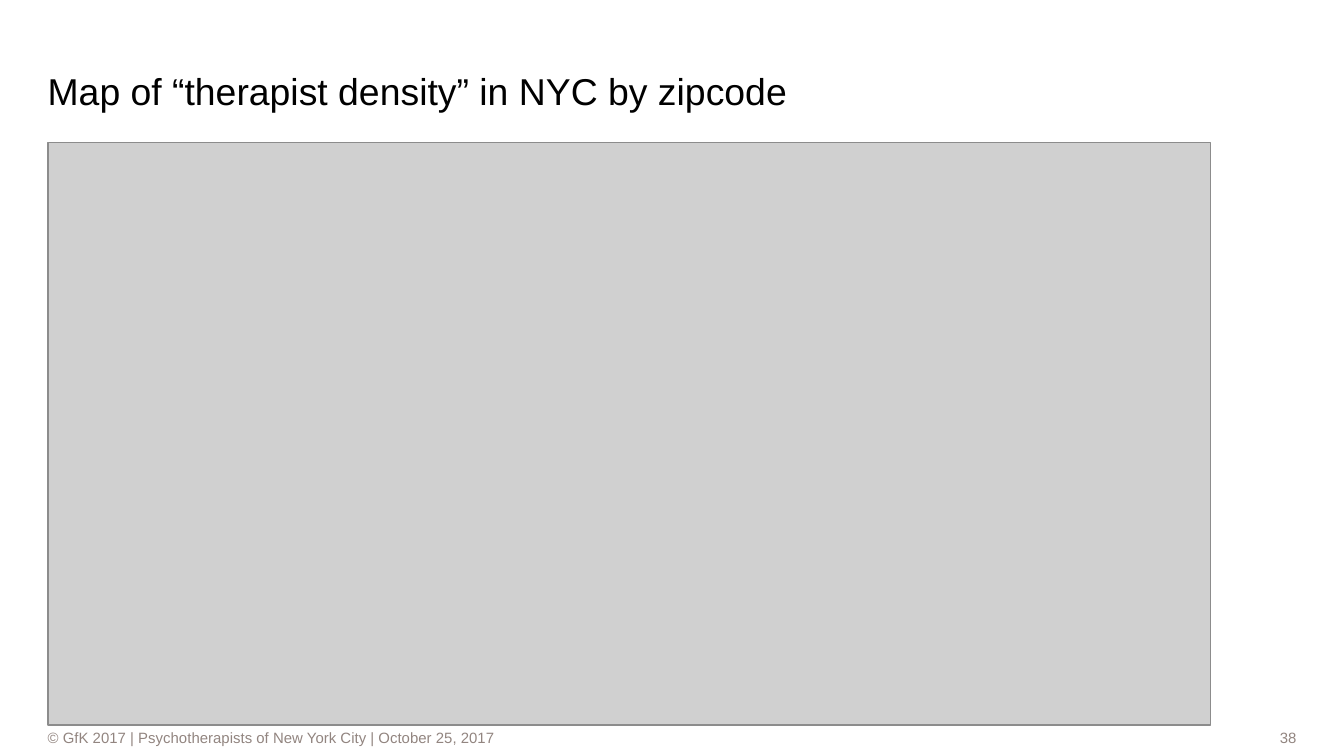
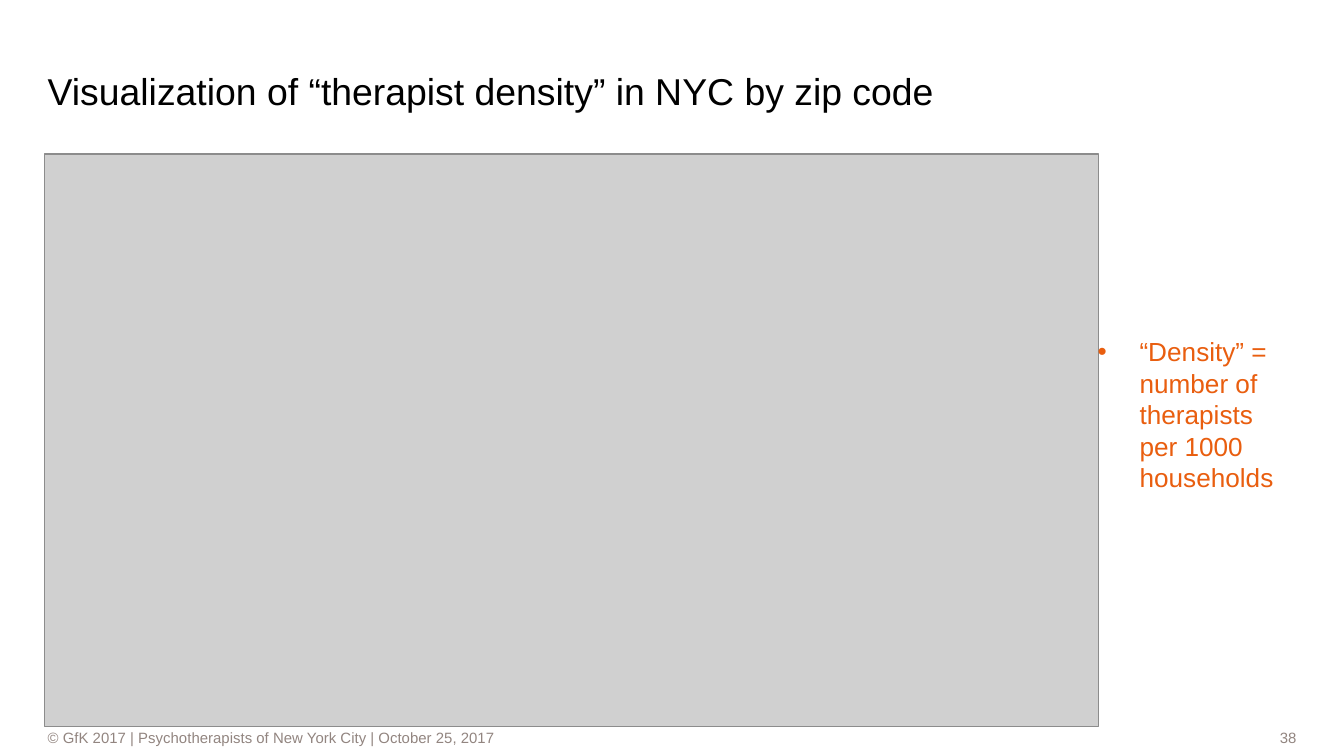
Before and after one commit to dl7631/psychotherapists, a slide deck: slide 38 of 2_Processing/NYC Psychotherapists.pptx. Drawn at 1344x756 pixels with LibreOffice and Linux fonts; fonts in the diff are those of the drawing; grey boxes stand for pictures; background and template pictures are left out. Boxes give left, top, right and bottom in pixels: in the first picture for what was removed or moved away, otherwise in the second. Text is boxed around its words. In the diff, an @@ line names an element or a change of style, - is before the commit and + after.

```diff
--- a/2_Processing/NYC Psychotherapists.pptx
+++ b/2_Processing/NYC Psychotherapists.pptx
@@ title at bbox=[48, 78, 933, 113]: text changed @@
-Map of “therapist density” in NYC by zipcode
+Visualization of “therapist density” in NYC by zip code
@@ picture: place and size @@
-picture at bbox=[48, 142, 1211, 724]
+picture at bbox=[44, 155, 1098, 727]
@@ text added at bbox=[1140, 342, 1274, 488], 14 pt, text #E95E0F @@
+• “Density” = number of therapists per 1000 households
```
Also in this commit, not shown: 1 other slide changed, 1 other file.
